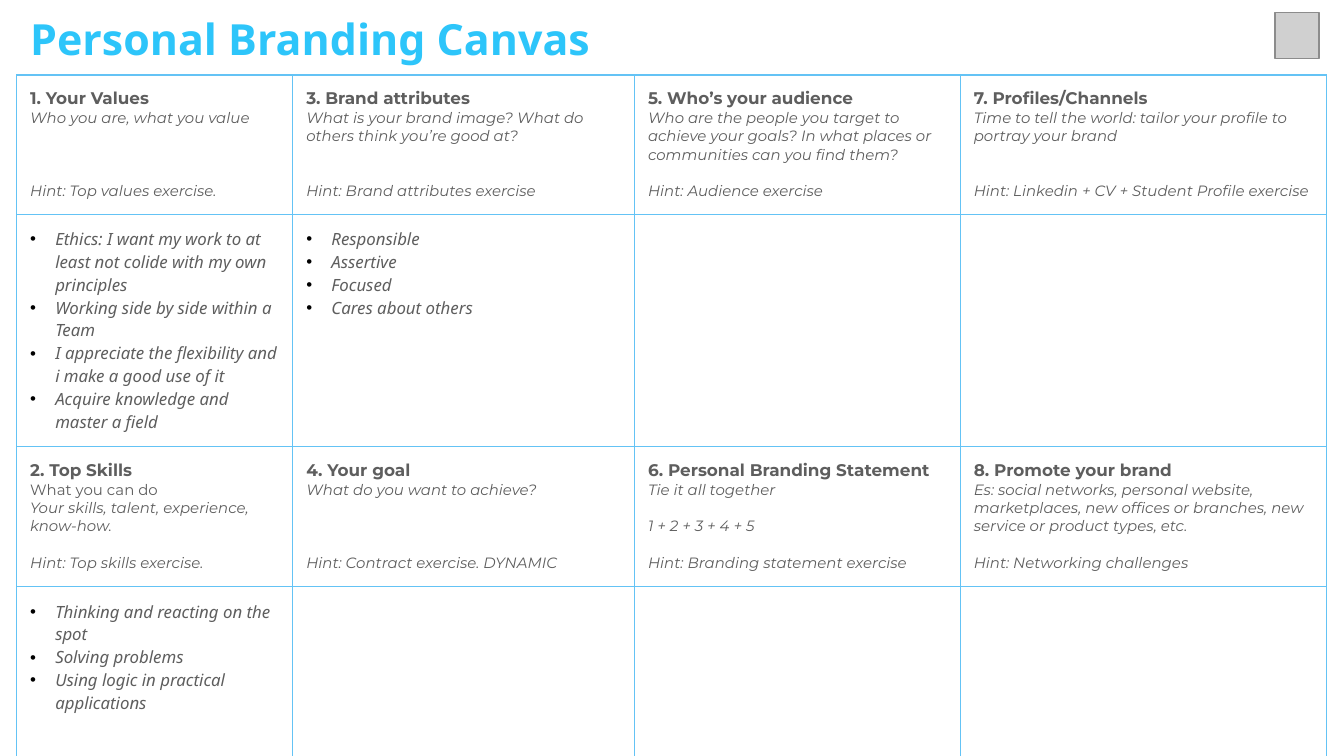
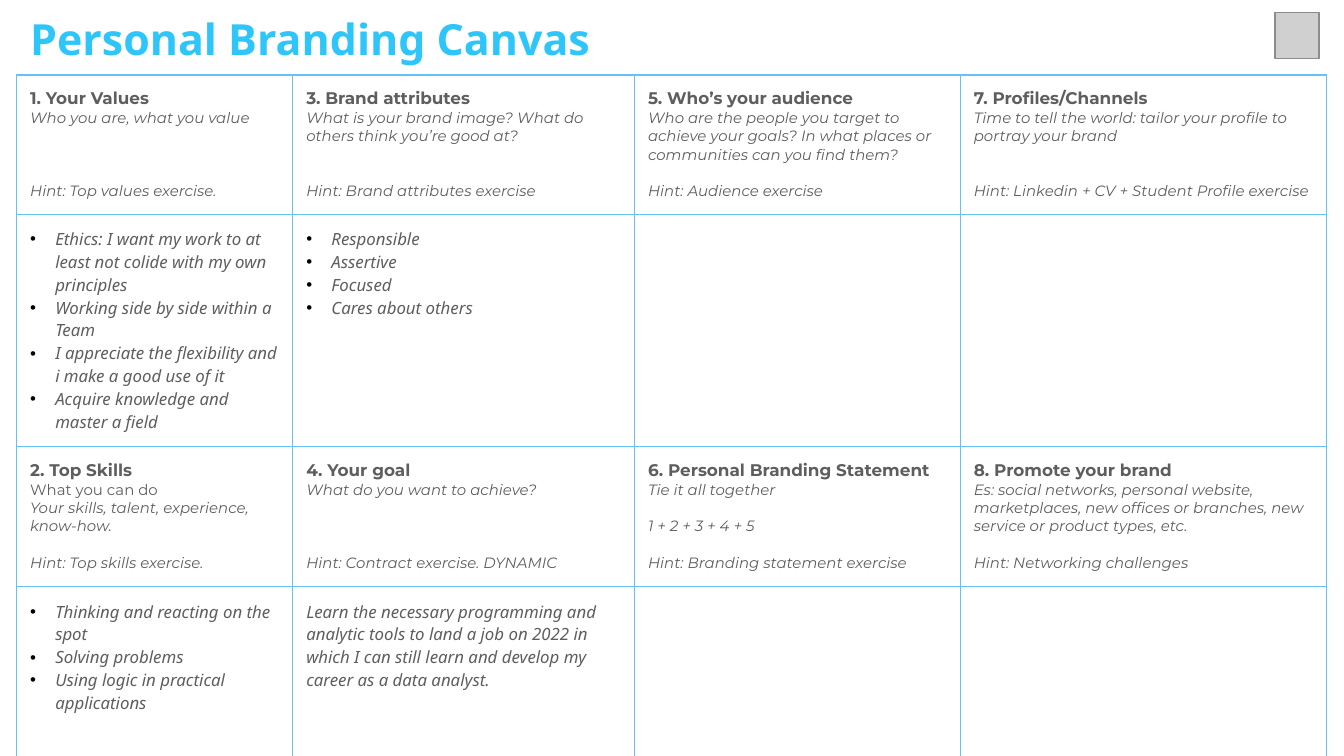
Before and after one commit to GerardDD/data-prework, a slide deck: slide 1 of career-hack/Personal Branding Canvas - Careerhack.pptx. Drawn at 1344x756 pixels with LibreOffice and Linux fonts; fonts in the diff are those of the drawing; grey boxes stand for pictures. Boxes give left, top, right and bottom in pixels: in the first picture for what was removed or moved away, otherwise in the second. Text is boxed around its words. In the diff, an @@ line names an element or a change of style, - is before the commit and + after.

Commit message:
added your goal

```diff
--- a/career-hack/Personal Branding Canvas - Careerhack.pptx
+++ b/career-hack/Personal Branding Canvas - Careerhack.pptx
@@ table at bbox=[16, 75, 1325, 756] @@
-row 4, column 2: 
+row 4, column 2: Learn the necessary programming and analytic tools to land a job on 2022 in which I can still learn and develop my career as a data analyst.
```
